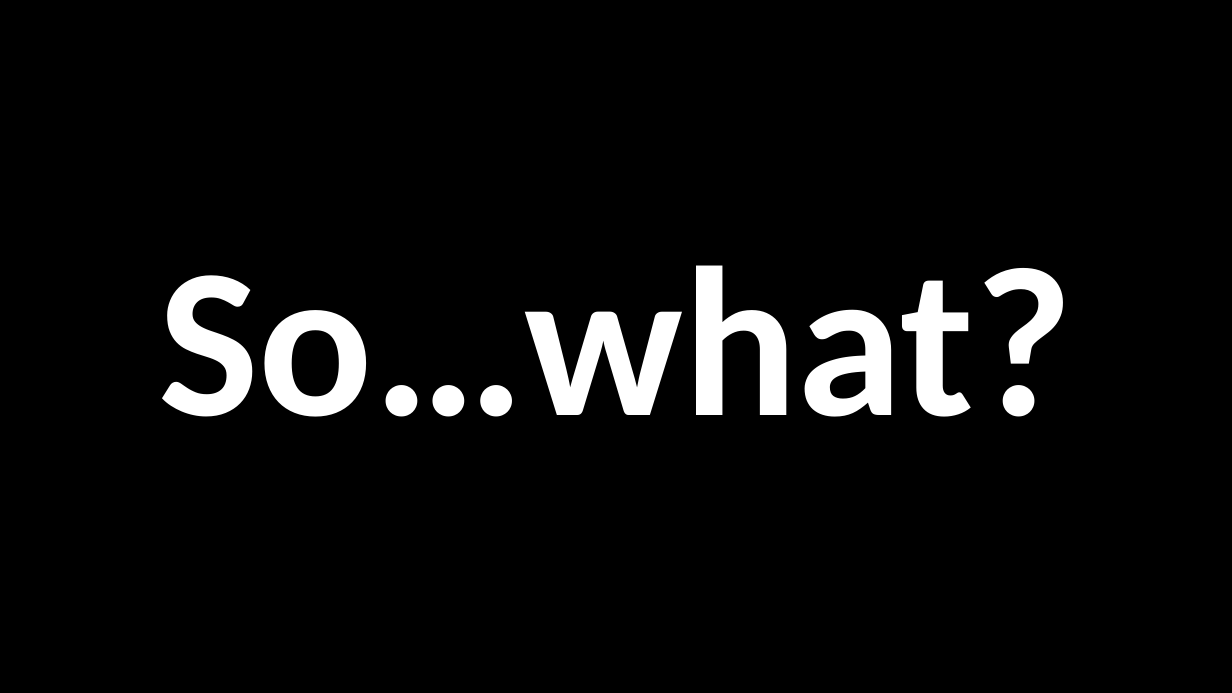
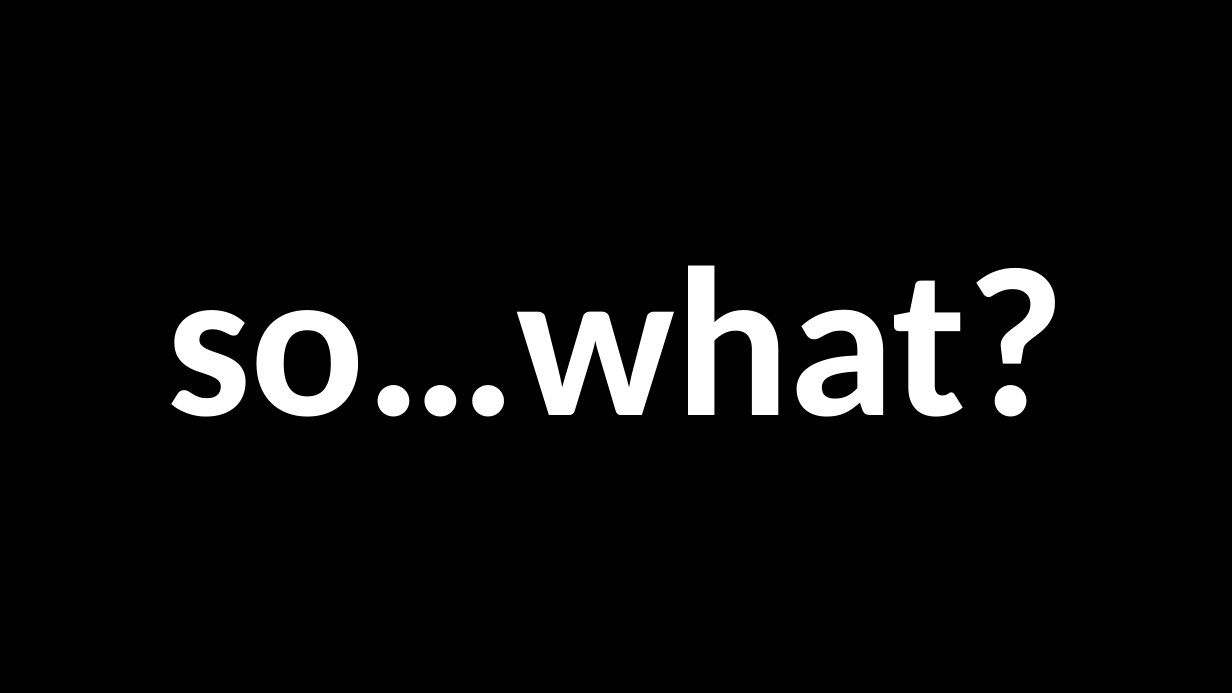
Before and after one commit to nicklalone/CIST_2500, a slide deck: slide 9 of ppts/Week 07 - Tuesday.pptx. Drawn at 1232x693 pixels with LibreOffice and Linux fonts; fonts in the diff are those of the drawing. Boxes give left, top, right and bottom in pixels: in the first picture for what was removed or moved away, otherwise in the second. Text is boxed around its words. In the diff, an @@ line names an element or a change of style, - is before the commit and + after.

```diff
--- a/ppts/Week 07 - Tuesday.pptx
+++ b/ppts/Week 07 - Tuesday.pptx
@@ title at (x1=166, y1=265, x2=1065, y2=417): text changed @@
-So…what?
+so…what?
```
Also in this commit, not shown: 9 other slides changed, 1 other file.
